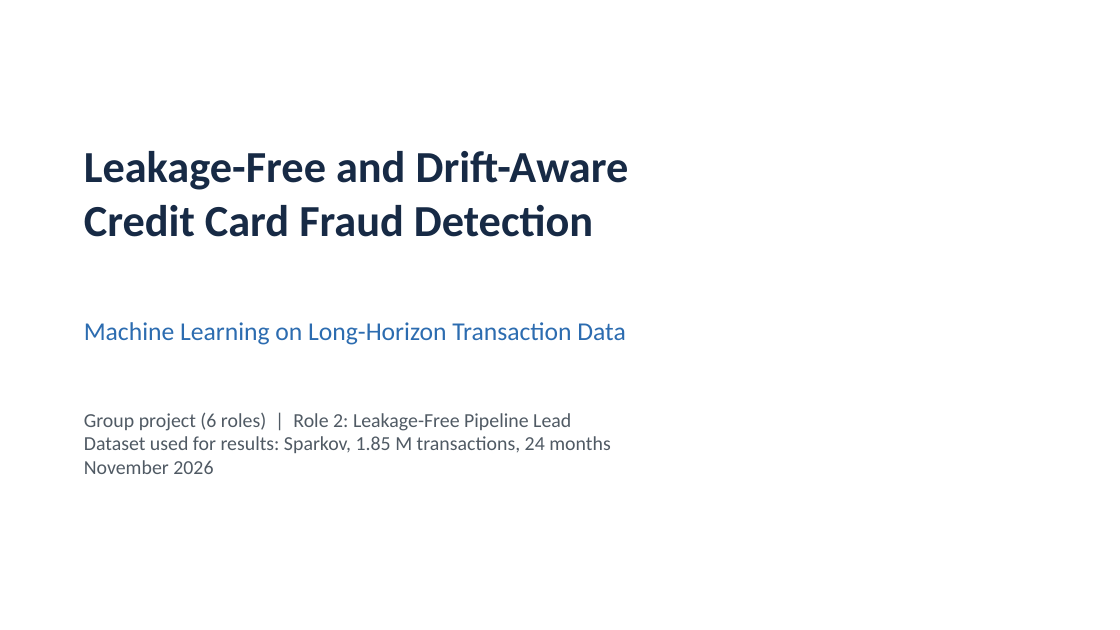
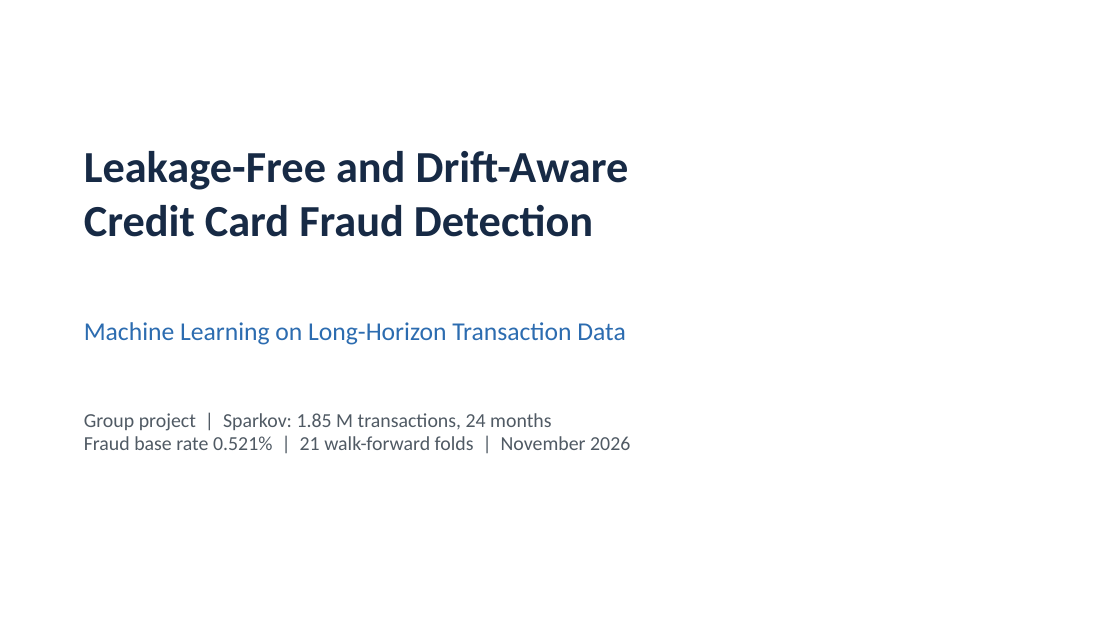
Before and after one commit to Samakshg11/fraud-drift-detection, a slide deck: slide 1 of docs/project_presentation.pptx. Drawn at 1120x630 pixels with LibreOffice and Linux fonts; fonts in the diff are those of the drawing. Boxes give left, top, right and bottom in pixels: in the first picture for what was removed or moved away, otherwise in the second. Text is boxed around its words. In the diff, an @@ line names an element or a change of style, - is before the commit and + after.

Commit message:
docs: reframe presentation as project-level, remove role-based slides

```diff
--- a/docs/project_presentation.pptx
+++ b/docs/project_presentation.pptx
@@ text at bbox=[84, 413, 630, 450]: text changed @@
-Group project (6 roles) | Role 2: Leakage-Free Pipeline Lead
-Dataset used for results: Sparkov, 1.85 M transactions, 24 months
-November 2026
+Group project | Sparkov: 1.85 M transactions, 24 months
+Fraud base rate 0.521% | 21 walk-forward folds | November 2026
```
Also in this commit, not shown: 3 other slides changed, 1 slide added, 1 slide removed, 4 other files.
